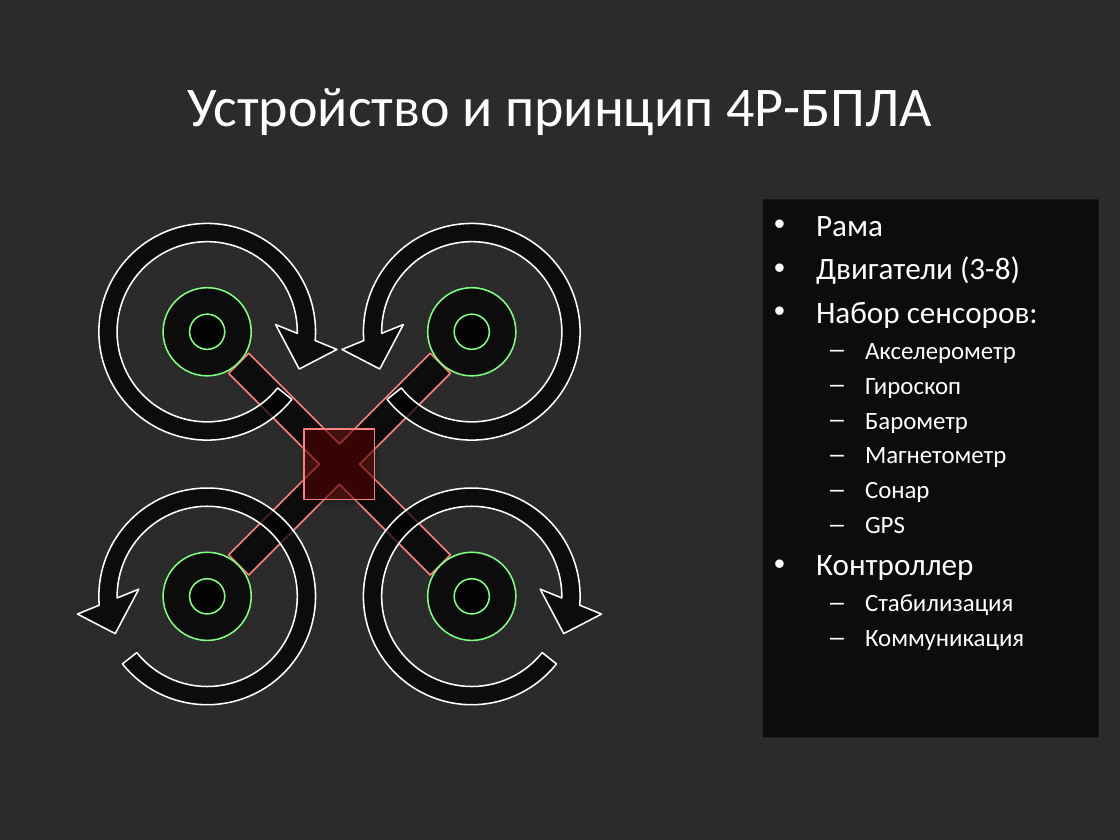
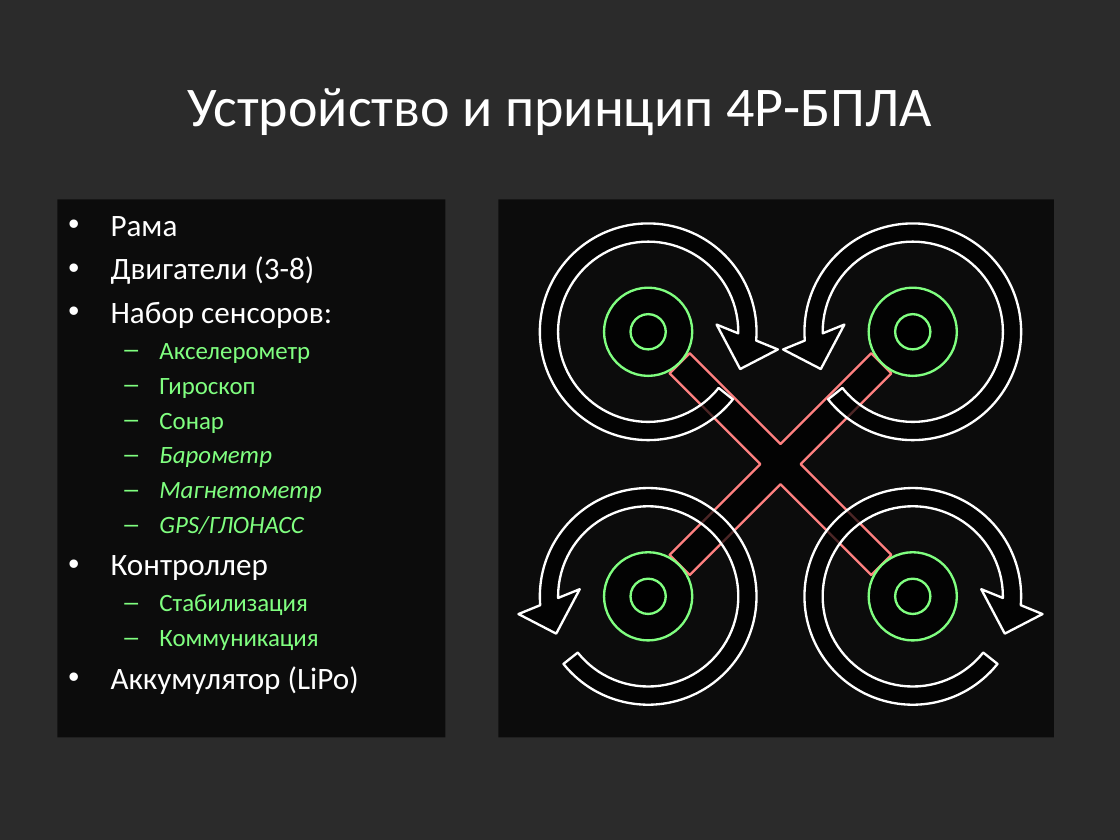
Before and after one commit to yaceq/quadro-xds, a slide deck: slide 7 of Docs/Medias2012_dhg.pptx. Drawn at 1120x840 pixels with LibreOffice and Linux fonts; fonts in the diff are those of the drawing; background and template pictures are left out; a plain dark background stands for a picture behind light text. Boxes give left, top, right and bottom in pixels: in the first picture for what was removed or moved away, otherwise in the second. Text is boxed around its words. In the diff, an @@ line names an element or a change of style, - is before the commit and + after.

```diff
--- a/Docs/Medias2012_dhg.pptx
+++ b/Docs/Medias2012_dhg.pptx
@@ text "Рама": place and size @@
-text "Рама" at [763, 199, 1099, 737]
+text "Рама" at [57, 199, 445, 737]
@@ rectangle added at [498, 199, 1054, 737], fill #000000 at 70% opacity @@
@@ cross at [587, 270, 974, 657]: outline #FF8080 1 pt to #FF8080 1.5 pt @@
@@ text at [159, 343, 321, 650]: text colour #FFFFFF to #80FF80 in "Акселерометр", "Гироскоп", "Барометр", "Магнетометр" and 2 more places; italic on in "Барометр", "Магнетометр" @@
@@ text at [159, 413, 223, 433]: paragraph added @@
+  – Сонар
@@ rectangle removed at [305, 429, 375, 500] @@
@@ outline #FFFFFF 1 pt to #FFFFFF 1.5 pt in 4 elements at [516, 199, 781, 464], [781, 464, 1045, 728], [781, 199, 1045, 464], [516, 464, 781, 728] @@
@@ text at [159, 516, 303, 534]: text changed; text colour #FFFFFF to #80FF80; italic on @@
-  – Сонар
-  – GPS
+  – GPS/ГЛОНАСС
@@ 8 ellipses, 4 circular arrows, 1 cross: place and size @@
-8 ellipses, 4 circular arrows, 1 cross at [75, 199, 604, 728]
+8 ellipses, 4 circular arrows, 1 cross at [516, 199, 1045, 728]
@@ outline #80FF80 1 pt to #80FF80 1.5 pt in 8 elements at [604, 288, 692, 376], [604, 552, 692, 641], [869, 552, 958, 641], [869, 288, 958, 376], [895, 315, 930, 349], [631, 315, 665, 349], [631, 579, 665, 614], [895, 579, 930, 614] @@
@@ text at [111, 666, 359, 694]: paragraph added @@
+• Аккумулятор (LiPo)
```
Also in this commit, not shown: 7 other slides changed, 2 slides added, 4 slides removed.
